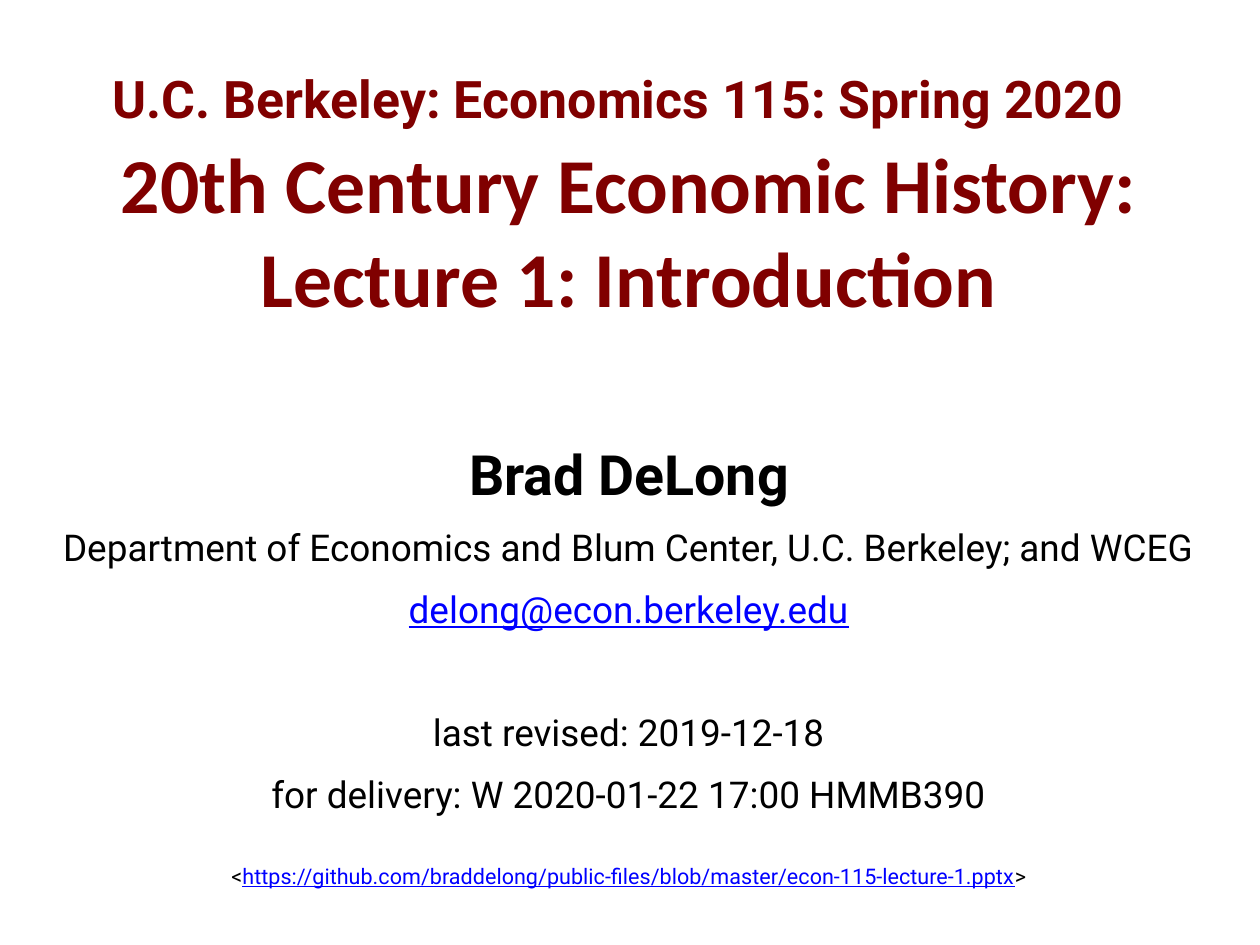
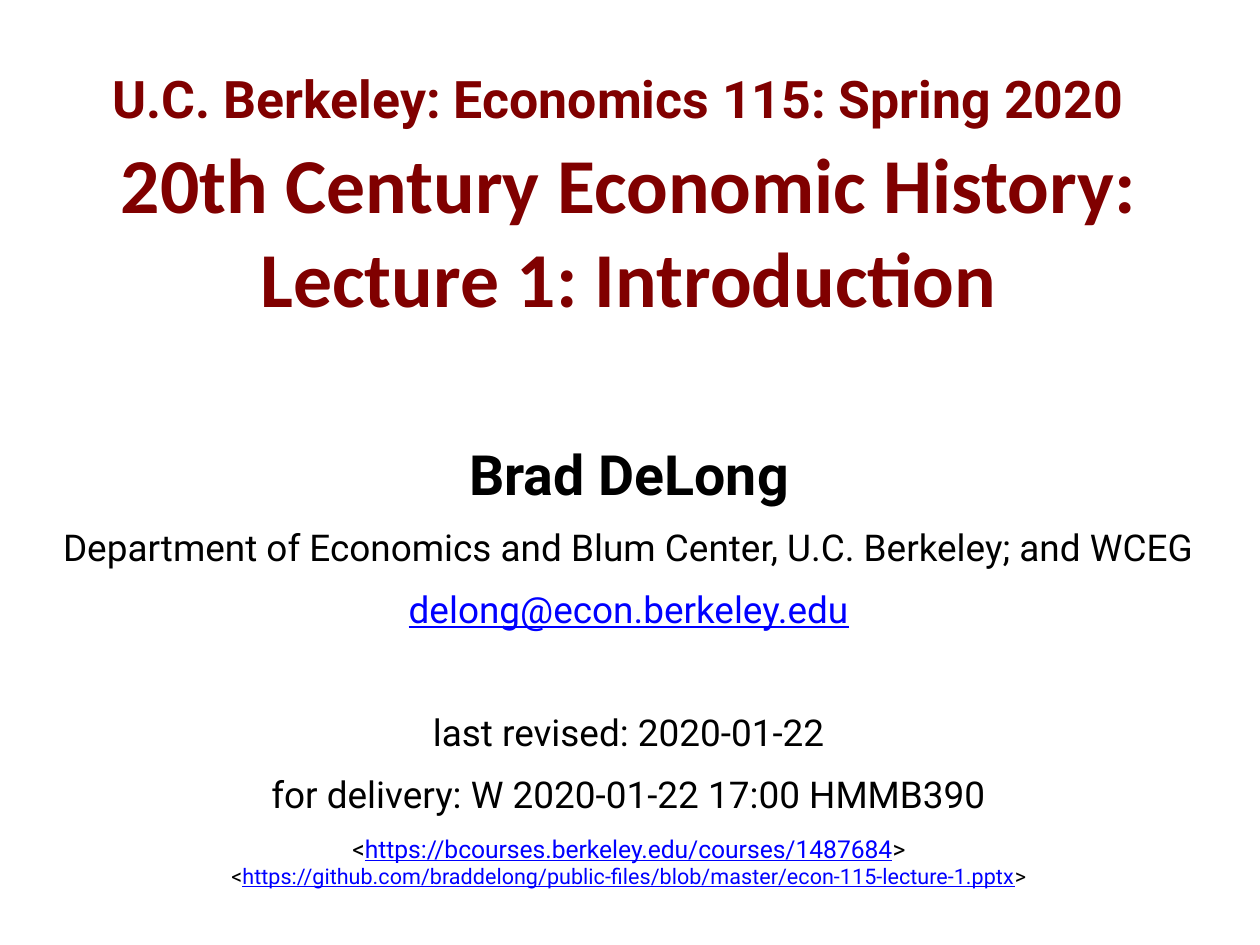
Before and after one commit to DavidLJ/public-files, a slide deck: slide 1 of econ-115-lecture-1.pptx. Drawn at 1260x945 pixels with LibreOffice and Linux fonts; fonts in the diff are those of the drawing. Boxes give left, top, right and bottom in pixels: in the first picture for what was removed or moved away, otherwise in the second. Text is boxed around its words. In the diff, an @@ line names an element or a change of style, - is before the commit and + after.

```diff
--- a/econ-115-lecture-1.pptx
+++ b/econ-115-lecture-1.pptx
@@ text at [433, 718, 824, 747]: text changed @@
-last revised: 2019-12-18
+last revised: 2020-01-22
@@ text at [352, 839, 905, 863]: paragraph added @@
+<https://bcourses.berkeley.edu/courses/1487684>
```
